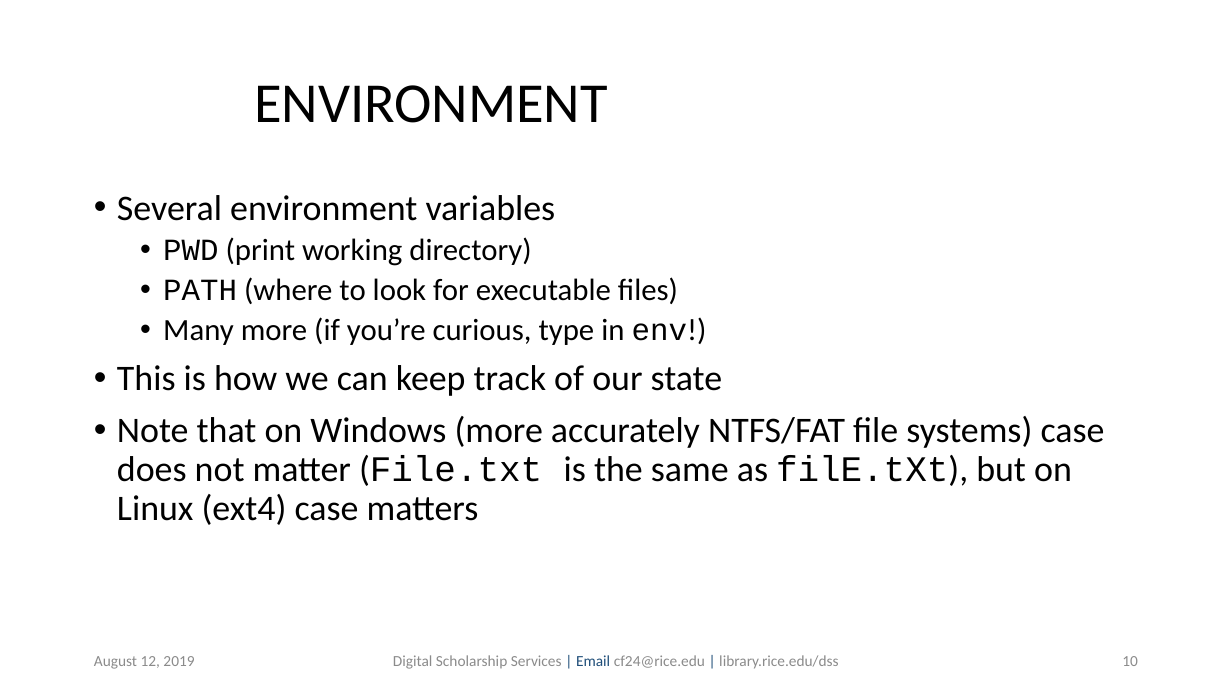
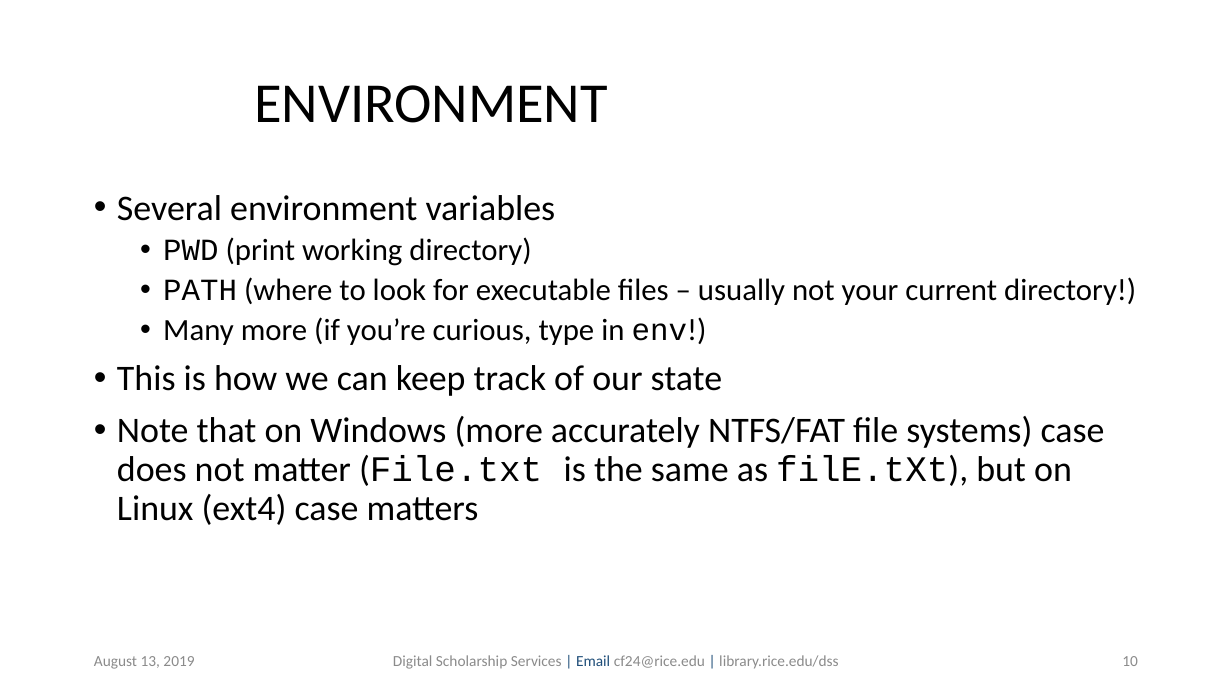
Before and after one commit to bakitybacon/rice-data-and-donuts, a slide deck: slide 10 of bash/Introduction to Bash.pptx. Drawn at 1232x693 pixels with LibreOffice and Linux fonts; fonts in the diff are those of the drawing; background and template pictures are left out. Boxes give left, top, right and bottom in pixels: in the first picture for what was removed or moved away, otherwise in the second. Text is boxed around its words. In the diff, an @@ line names an element or a change of style, - is before the commit and + after.

```diff
--- a/bash/Introduction to Bash.pptx
+++ b/bash/Introduction to Bash.pptx
@@ text at (163, 277, 1136, 305): text changed @@
-  • PATH (where to look for executable files)
+  • PATH (where to look for executable files – usually not your current directory!)
@@ text at (94, 656, 194, 669): text changed @@
-August 12, 2019
+August 13, 2019
```
Also in this commit, not shown: 13 other slides changed, 15 slides added.
